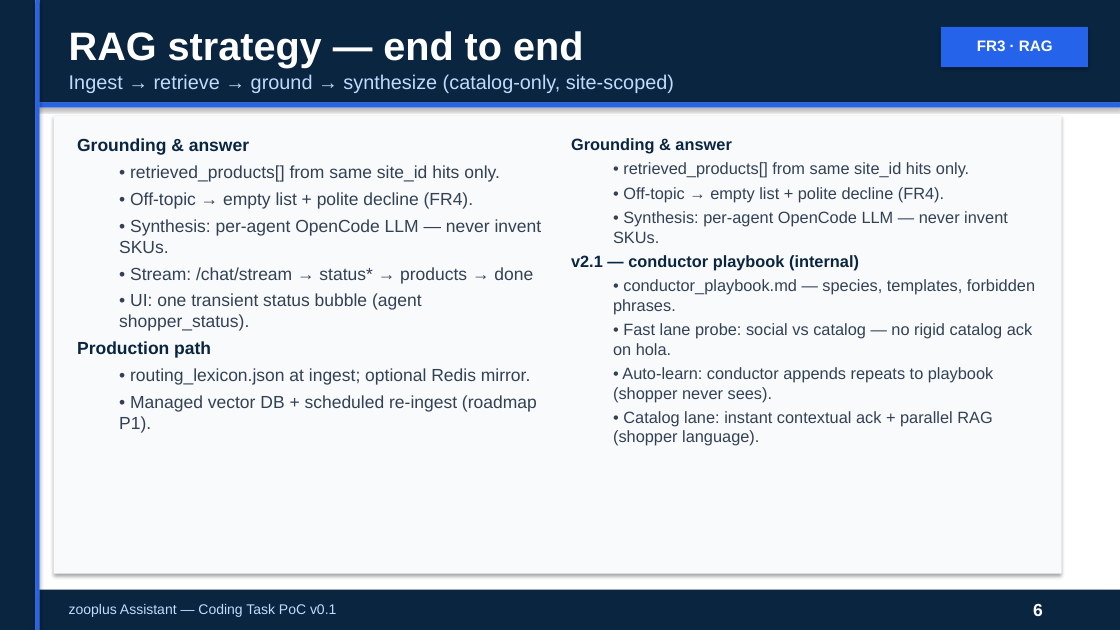
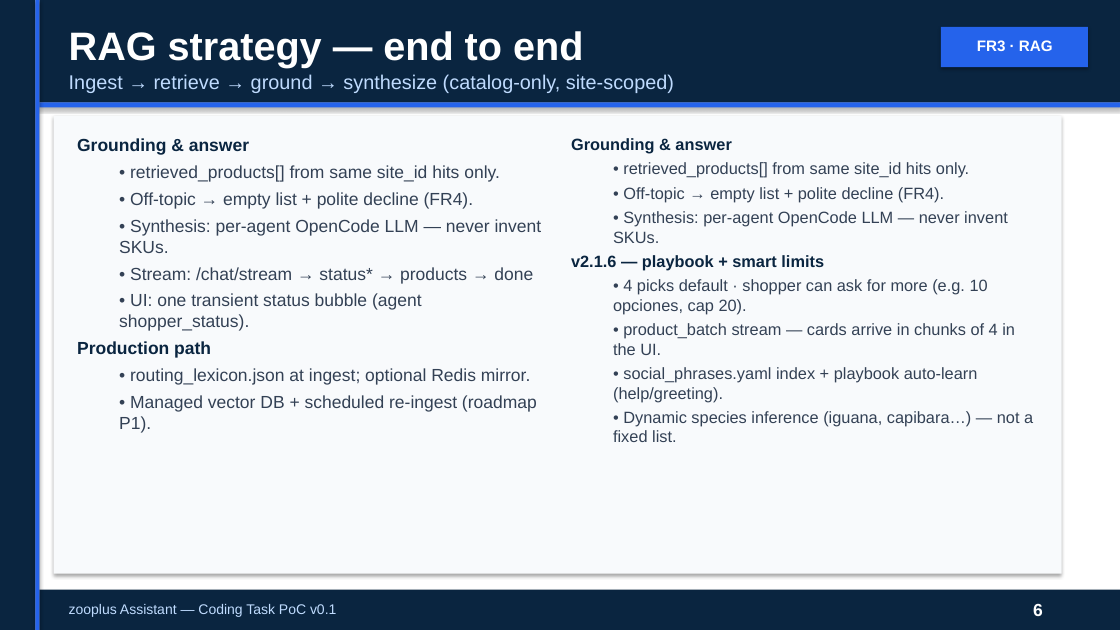
Before and after one commit to peluzzza/PoCAssistantZooplus, a slide deck: slide 6 of docs/deliverables/v0.1/zooplus-assistant-interview-15min-pro.pptx. Drawn at 1120x630 pixels with LibreOffice and Linux fonts; fonts in the diff are those of the drawing. Boxes give left, top, right and bottom in pixels: in the first picture for what was removed or moved away, otherwise in the second. Text is boxed around its words. In the diff, an @@ line names an element or a change of style, - is before the commit and + after.

```diff
--- a/docs/deliverables/v0.1/zooplus-assistant-interview-15min-pro.pptx
+++ b/docs/deliverables/v0.1/zooplus-assistant-interview-15min-pro.pptx
@@ text at [571, 255, 1033, 442]: text changed @@
-v2.1 — conductor playbook (internal)
-  • conductor_playbook.md — species, templates, forbidden phrases.
-  • Fast lane probe: social vs catalog — no rigid catalog ack on hola.
-  • Auto-learn: conductor appends repeats to playbook (shopper never sees).
-  • Catalog lane: instant contextual ack + parallel RAG (shopper language).
+v2.1.6 — playbook + smart limits
+  • 4 picks default · shopper can ask for more (e.g. 10 opciones, cap 20).
+  • product_batch stream — cards arrive in chunks of 4 in the UI.
+  • social_phrases.yaml index + playbook auto-learn (help/greeting).
+  • Dynamic species inference (iguana, capibara…) — not a fixed list.
```
Also in this commit, not shown: 4 other slides changed, 25 other files.
